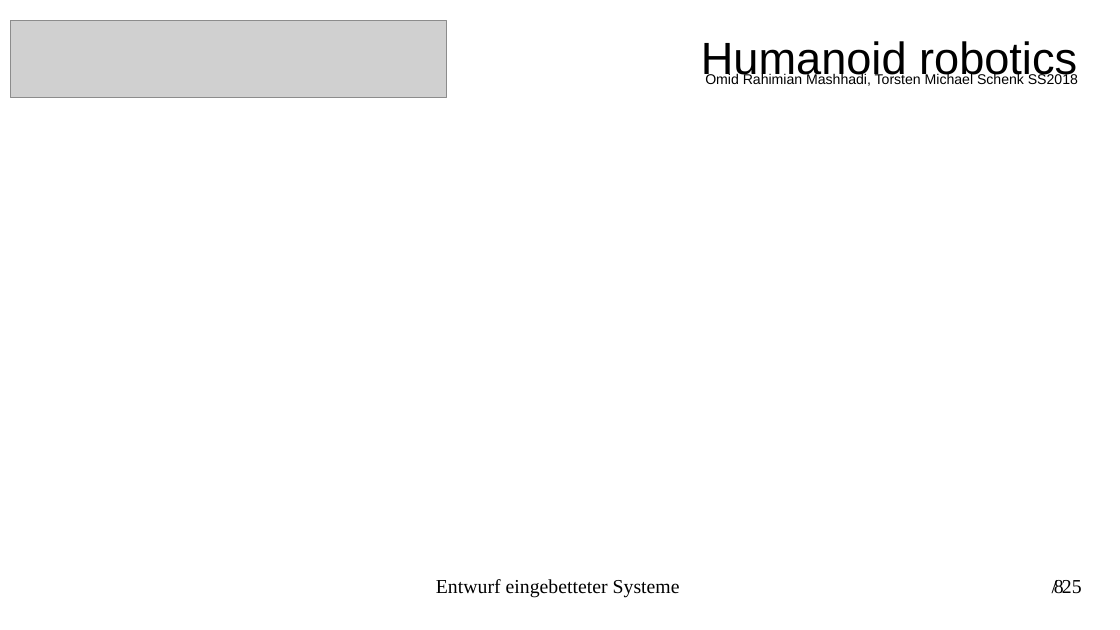
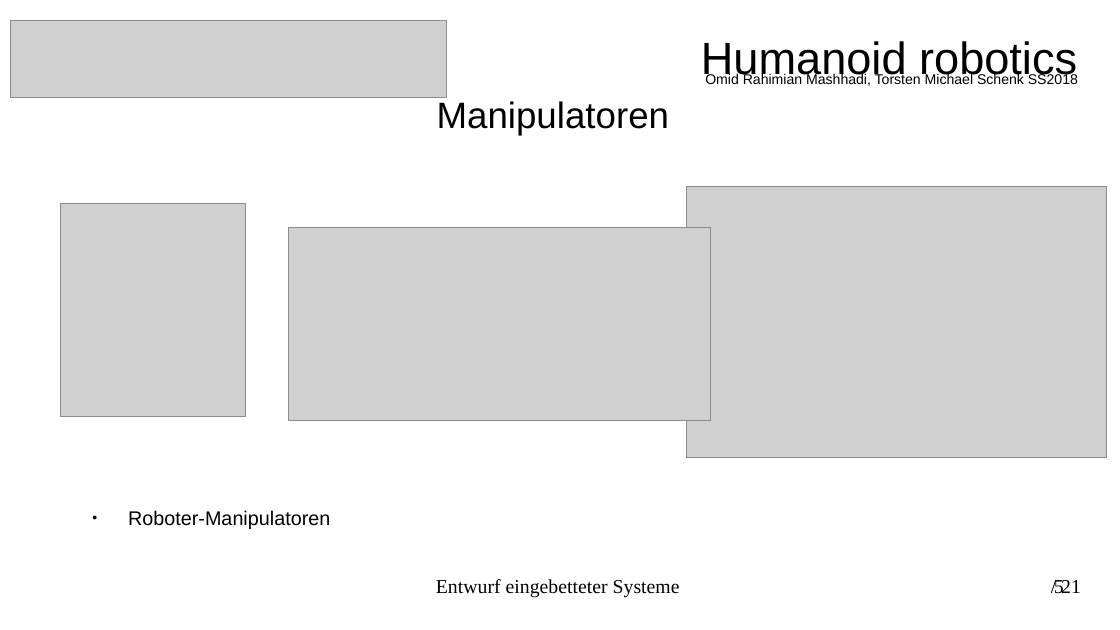
Before and after one commit to torstenschenk/beuth-avatar-ss2018, a slide deck: slide 5 of Presentation/HumanoideRobotic.odp (slide 8 before the commit). Drawn at 1120x630 pixels with LibreOffice and Linux fonts; fonts in the diff are those of the drawing; grey boxes stand for pictures. Boxes give left, top, right and bottom in pixels: in the first picture for what was removed or moved away, otherwise in the second. Text is boxed around its words. In the diff, an @@ line names an element or a change of style, - is before the commit and + after.

```diff
--- a/Presentation/HumanoideRobotic.odp
+++ b/Presentation/HumanoideRobotic.odp
@@ title added at (437,101,669,135), 26 pt, text #000000 @@
+Manipulatoren
@@ picture added at (61,203,246,417) @@
@@ picture added at (687,186,1107,457) @@
@@ picture added at (289,228,710,421) @@
@@ text added at (128,510,330,529), 14 pt, text #000000 @@
+● Roboter-Manipulatoren
@@ page number at (1054,580,1064,594): text changed @@
-8
+5
@@ text added at (1061,580,1081,593), 14 pt, text #000000 @@
+/ 21
@@ text removed at (1062,580,1082,594) @@
-/ 25
```
Also in this commit, not shown: 19 other slides changed, 4 slides removed, 8 other files.
